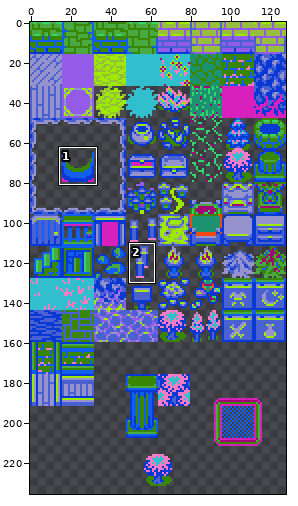
Edited in one commit: sprite sheet (src/main/java/resources/playerGameFiles/sprites/tilesets/basictiles.png). The first picture is a wide view before the edit; the outline marks the close-up.
Close-up. Old version:
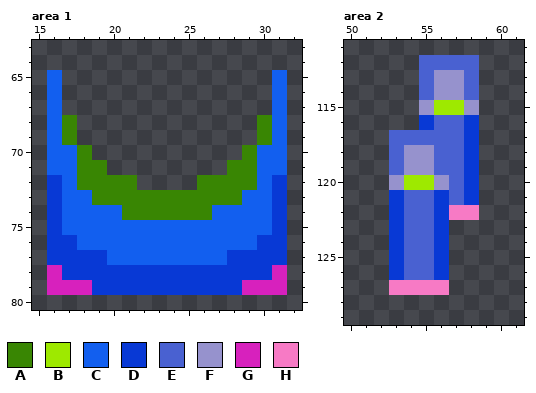
The file is 128x240 pixels. Shown: area 1: x 15..32, y 63..80; area 2: x 50..61, y 111..129. The wide view leaves out empty margins. The commit also changed other parts of the picture, which this record leaves out.
Palette (. is transparent): A #398603  B #9ee900  C #125fef  D #0839d5  E #4961d1  F #9692cd  G #d721bd  H #f77ac5
Pixels before, area 1, first column x 16:
65 C..............C
66 C..............C
67 C..............C
68 CA............AC
69 CA............AC
70 CCA..........ACC
71 CCAA........AACC
72 DCAAAA....AAAACD
73 DCCAAAAAAAAAACCD
74 DCCCCAAAAAACCCCD
75 DCCCCCCCCCCCCCCD
76 DDCCCCCCCCCCCCDD
77 DDDDCCCCCCCCDDDD
78 GDDDDDDDDDDDDDDG
79 GGGDDDDDDDDDDGGG
Pixels before, area 2, first column x 53:
112 ..EEEE
113 ..EFFE
114 ..EFFE
115 ..FBBF
116 ..DEED
117 EEEEED
118 EFFEED
119 EFFEED
120 FBBFED
121 DEEDED
122 DEEDHH
123 DEED..
124 DEED..
125 DEED..
126 DEED..
127 HHHH..
The result:
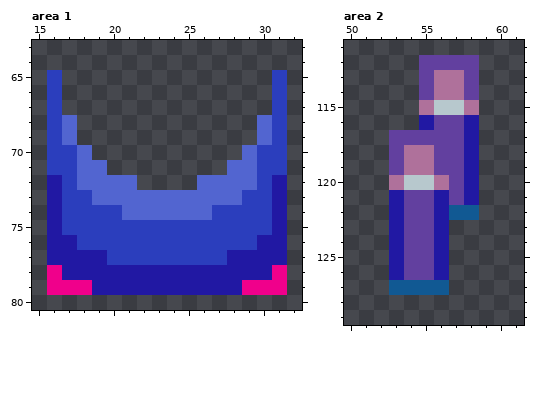
Change:
colour A: #398603 -> #5265d0
colour B: #9ee900 -> #b7c8cd
colour C: #125fef -> #2b3ebd
colour D: #0839d5 -> #2118a3
colour E: #4961d1 -> #62409f
colour F: #9692cd -> #af719b
colour G: #d721bd -> #f0008b
colour H: #f77ac5 -> #115993
Pixel boxes of the changes (left, top, right, bottom) in both close-ups:
changed: (47, 70, 287, 295)
changed: (389, 55, 479, 295)
